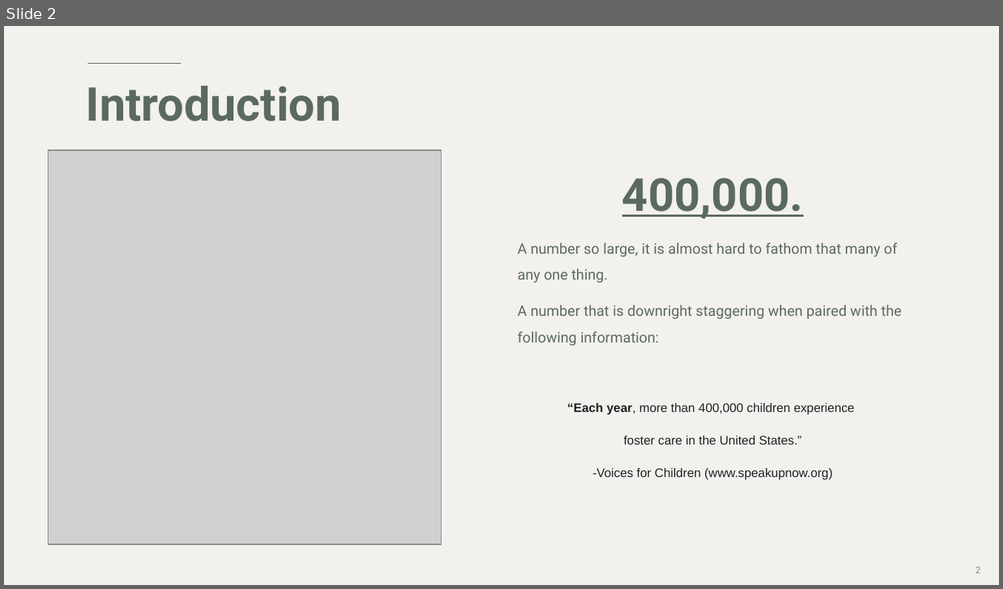
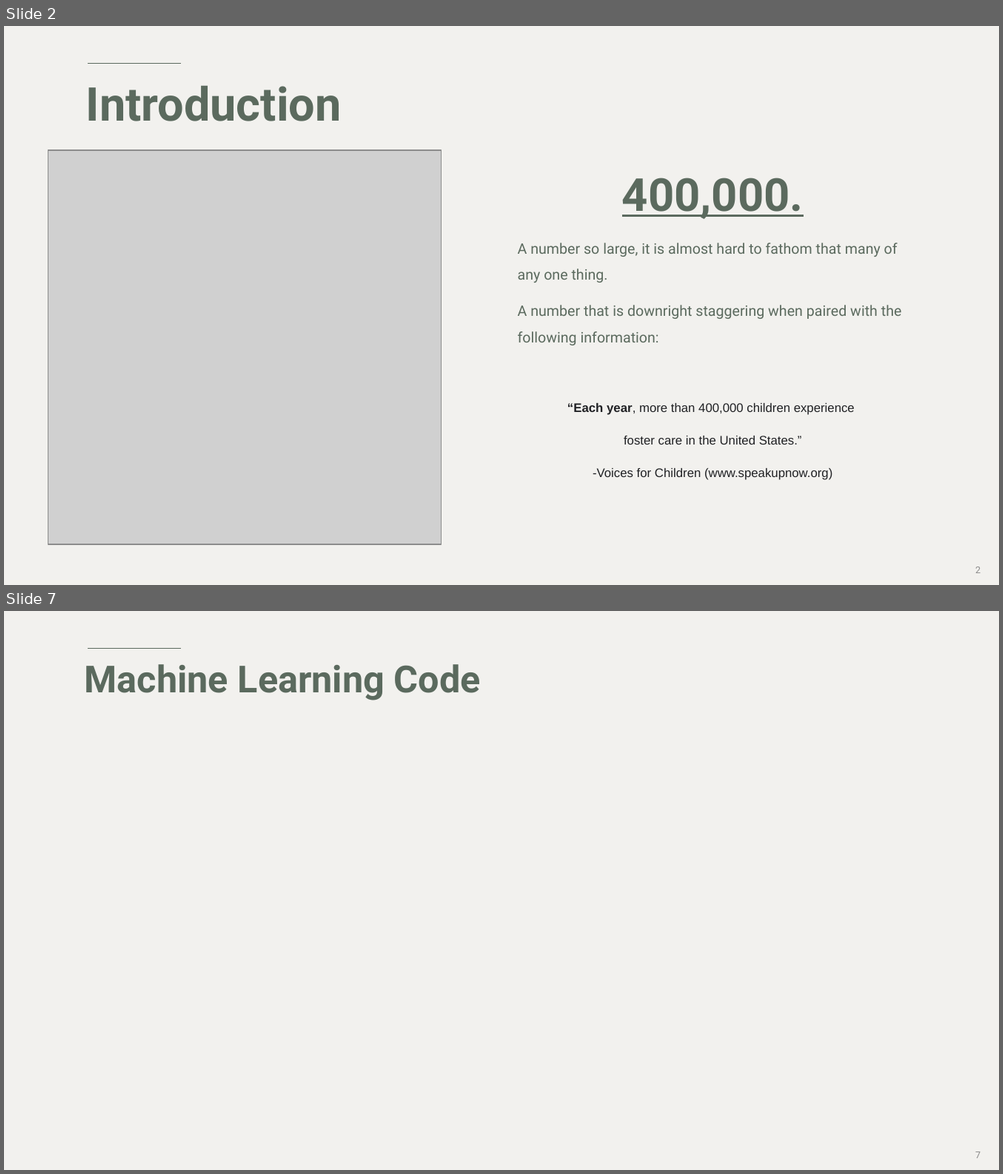
Before and after one commit to gemelodyyu/Trends-in-Foster-Care-and-Adoption, a slide deck: Power Point/Project 3-Trends in Foster Care.pptx. Shown one above the other, each under a label of ours: slide 2 before the commit, slides 2 and 7 after it; the slides between them are not shown. The pictures are 1003x589 and 1003x1174 pixels, drawn with LibreOffice and Linux fonts; fonts in the diff are those of the drawing; grey boxes stand for pictures. Boxes give left, top, right and bottom in pixels: in the first picture for what was removed or moved away, otherwise in the second. Text is boxed around its words. In the diff, an @@ line names an element or a change of style, - is before the commit and + after.

```diff
--- a/Power Point/Project 3-Trends in Foster Care.pptx
+++ b/Power Point/Project 3-Trends in Foster Care.pptx
@@ slide 7 added at box(4, 611, 999, 1170), background #F2F1EE; not listed: 1 template element that a slide beside it also shows @@
@@ title added at box(85, 664, 481, 701), 36 pt, text #5B6A5E, bold @@
+Machine Learning Code
@@ page number added at box(975, 1152, 980, 1159), 9 pt, text #8C8C8C @@
+7
```
Also in this commit, not shown: 6 slides changed, 4 other slides added, 4 slides removed.
